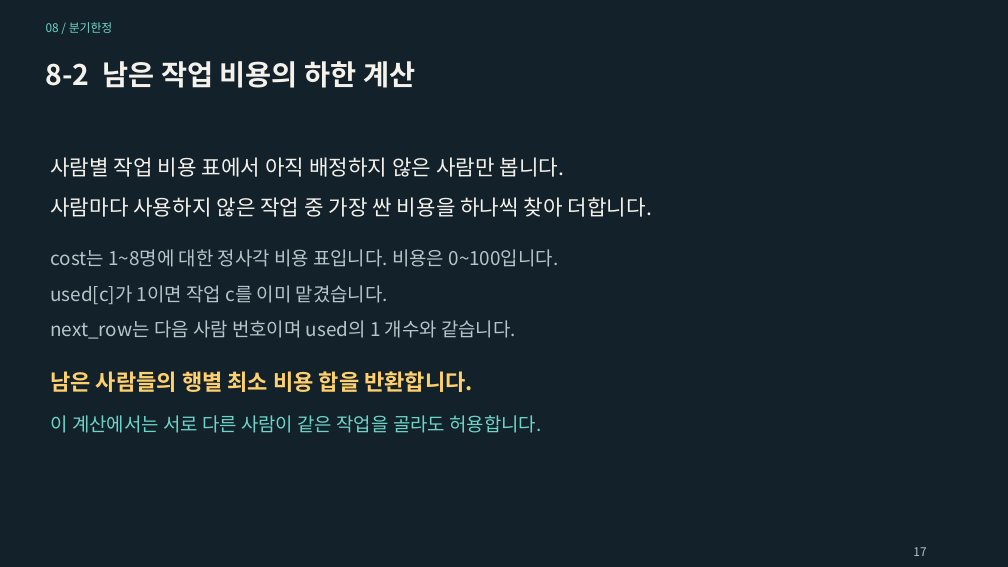
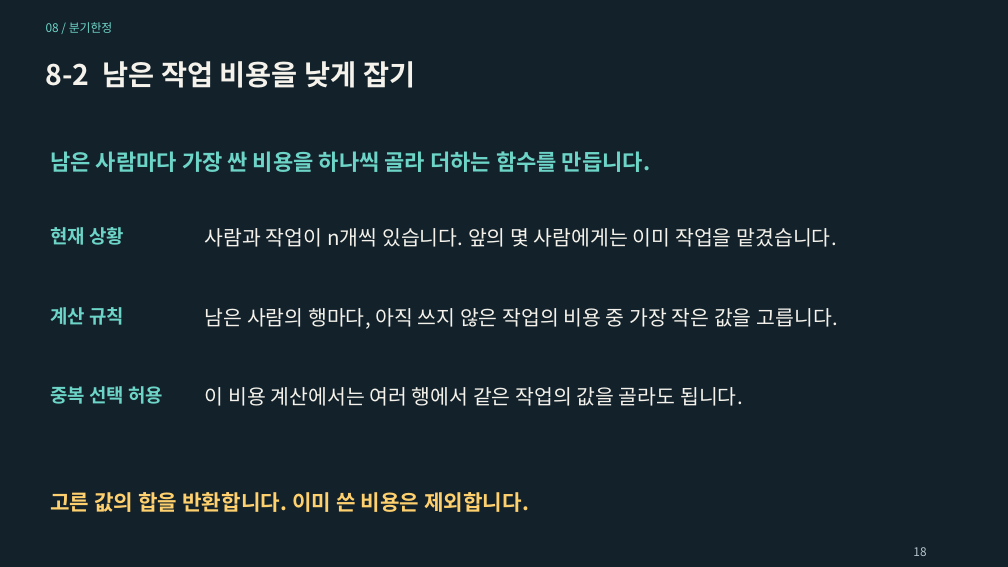
Before and after one commit to Sangdon-Park/Sangdon-Park.github.io, a slide deck: slide 18 of data/알고리즘/8장_분기한정_기법.pptx (slide 17 before the commit). Drawn at 1008x567 pixels with LibreOffice and Linux fonts; fonts in the diff are those of the drawing. Boxes give left, top, right and bottom in pixels: in the first picture for what was removed or moved away, otherwise in the second. Text is boxed around its words. In the diff, an @@ line names an element or a change of style, - is before the commit and + after.

```diff
--- a/data/알고리즘/8장_분기한정_기법.pptx
+++ b/data/알고리즘/8장_분기한정_기법.pptx
@@ text at (46, 61, 415, 88): text changed @@
-8-2 남은 작업 비용의 하한 계산
+8-2 남은 작업 비용을 낮게 잡기
@@ text at (50, 151, 650, 172): text changed; size 20.2 to 21 pt; text colour #F4F2EA to #6DD5C7; bold on @@
-사람마다 사용하지 않은 작업 중 가장 싼 비용을 하나씩 찾아 더합니다.
+남은 사람마다 가장 싼 비용을 하나씩 골라 더하는 함수를 만듭니다.
@@ text removed at (50, 157, 564, 177) @@
-사람별 작업 비용 표에서 아직 배정하지 않은 사람만 봅니다.
@@ text added at (50, 227, 124, 245), 18 pt, text #6DD5C7, bold @@
+현재 상황
@@ text added at (205, 228, 836, 247), 19.5 pt, text #F4F2EA @@
+사람과 작업이 n개씩 있습니다. 앞의 몇 사람에게는 이미 작업을 맡겼습니다.
@@ text removed at (50, 249, 559, 267) @@
-cost는 1~8명에 대한 정사각 비용 표입니다. 비용은 0~100입니다.
@@ text removed at (50, 285, 388, 304) @@
-used[c]가 1이면 작업 c를 이미 맡겼습니다.
@@ text removed at (50, 320, 516, 339) @@
-next_row는 다음 사람 번호이며 used의 1 개수와 같습니다.
@@ text added at (50, 307, 124, 325), 18 pt, text #6DD5C7, bold @@
+계산 규칙
@@ text added at (205, 308, 838, 329), 19.5 pt, text #F4F2EA @@
+남은 사람의 행마다, 아직 쓰지 않은 작업의 비용 중 가장 작은 값을 고릅니다.
@@ text removed at (50, 371, 473, 392) @@
-남은 사람들의 행별 최소 비용 합을 반환합니다.
@@ text added at (50, 386, 164, 404), 18 pt, text #6DD5C7, bold @@
+중복 선택 허용
@@ text at (205, 387, 743, 406): text changed; size 18 to 19.5 pt; text colour #6DD5C7 to #F4F2EA @@
-이 계산에서는 서로 다른 사람이 같은 작업을 골라도 허용합니다.
+이 비용 계산에서는 여러 행에서 같은 작업의 값을 골라도 됩니다.
@@ text added at (50, 492, 529, 512), 20.2 pt, text #FFD16E, bold @@
+고른 값의 합을 반환합니다. 이미 쓴 비용은 제외합니다.
@@ text at (913, 547, 926, 556): text changed @@
-17
+18
```
Also in this commit, not shown: 63 other slides changed, 4 slides added, 1 slide removed, 4 other files.
